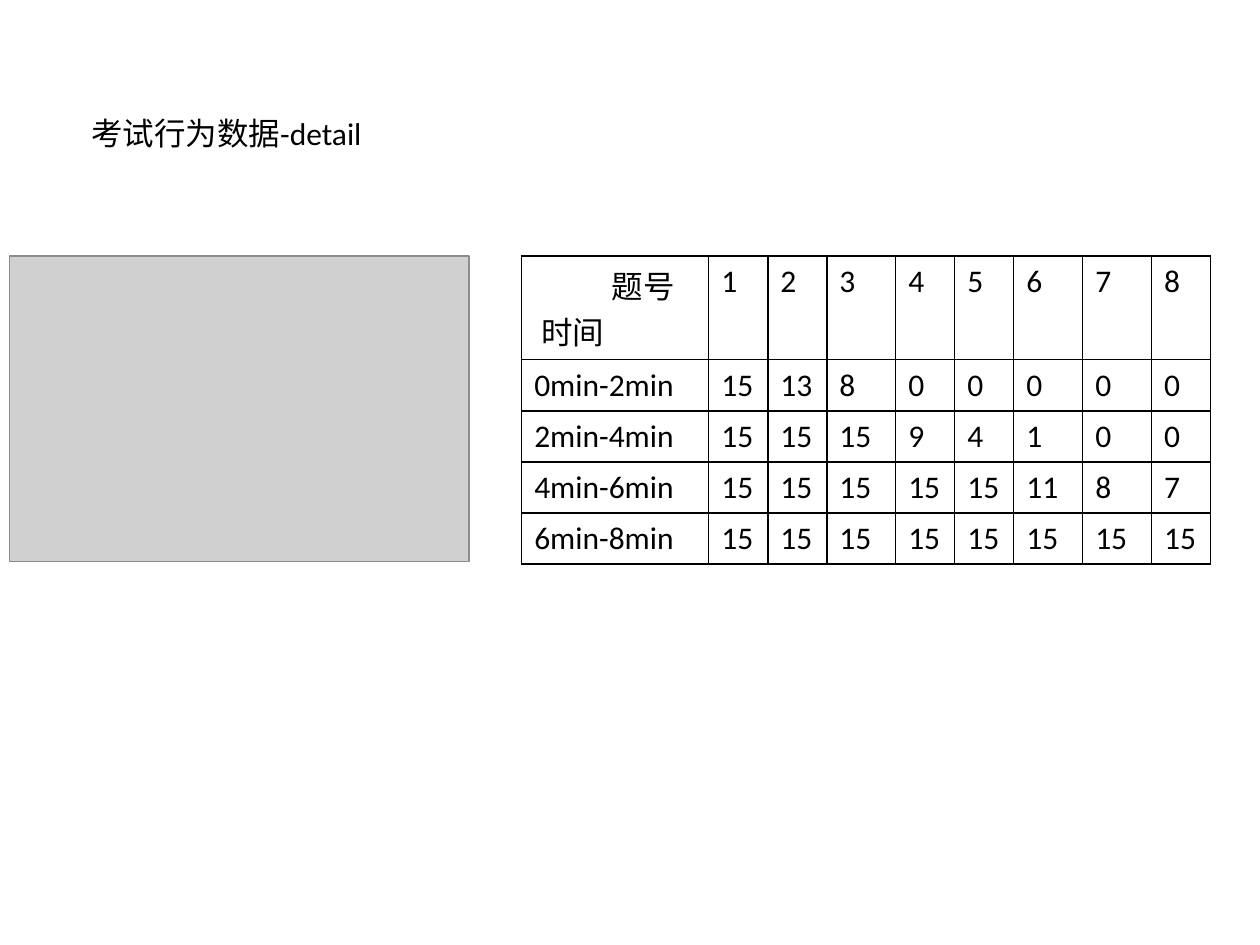
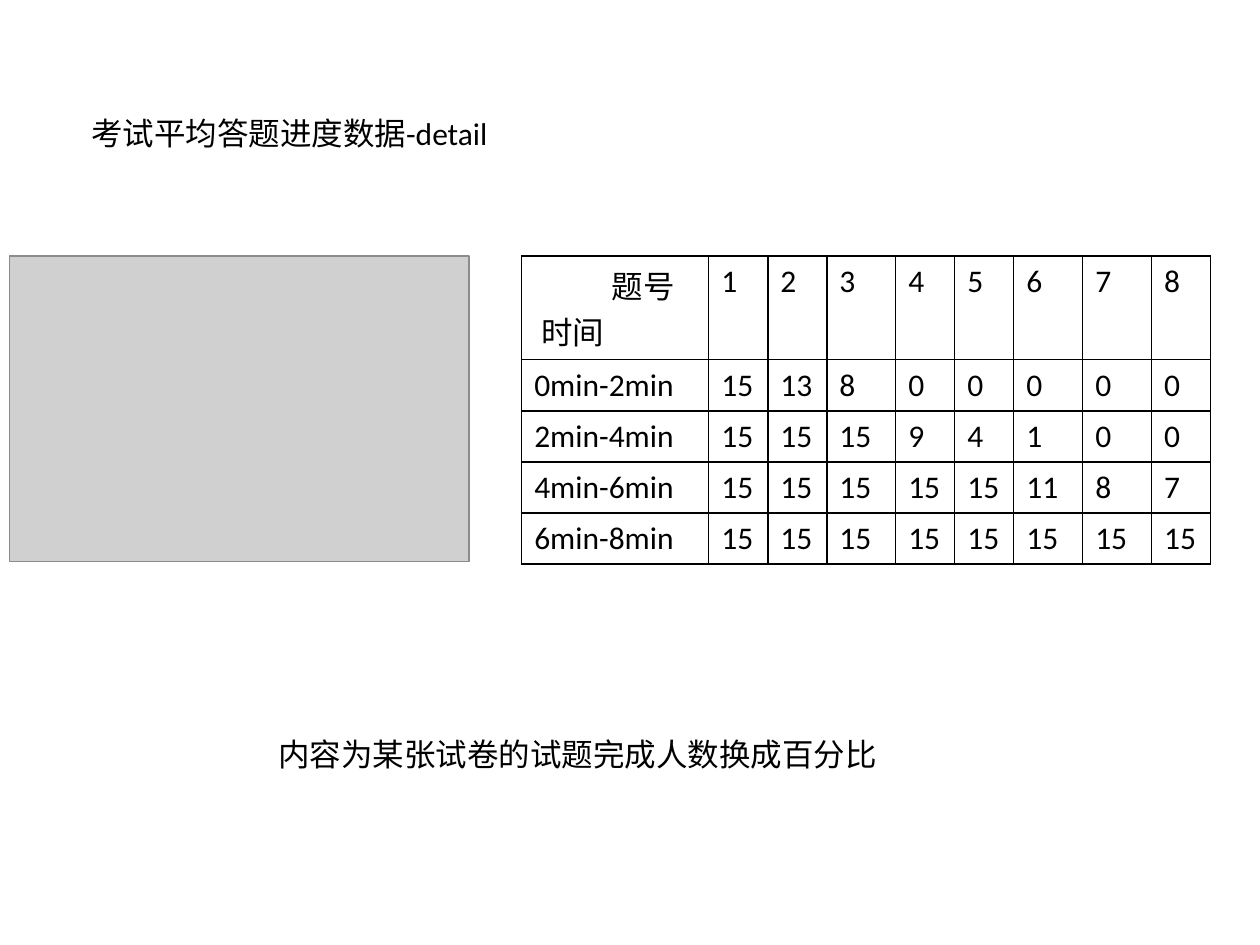
Before and after one commit to fanzijian/thinkphp5, a slide deck: slide 6 of 云评估-界面内容设计.pptx. Drawn at 1260x945 pixels with LibreOffice and Linux fonts; fonts in the diff are those of the drawing; grey boxes stand for pictures. Boxes give left, top, right and bottom in pixels: in the first picture for what was removed or moved away, otherwise in the second. Text is boxed around its words. In the diff, an @@ line names an element or a change of style, - is before the commit and + after.

Commit message:
修改页面设计数据

```diff
--- a/云评估-界面内容设计.pptx
+++ b/云评估-界面内容设计.pptx
@@ text at [91, 118, 487, 148]: text changed @@
-考试行为数据-detail
+考试平均答题进度数据-detail
@@ text added at [278, 739, 876, 769], 18 pt, text #000000 @@
+内容为某张试卷的试题完成人数换成百分比
```
Also in this commit, not shown: 8 other slides changed.
